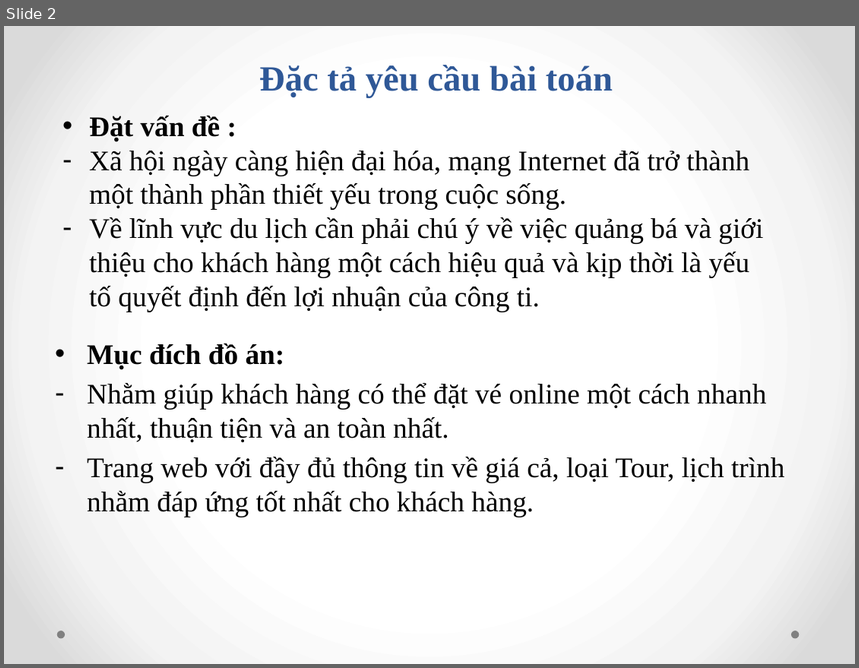
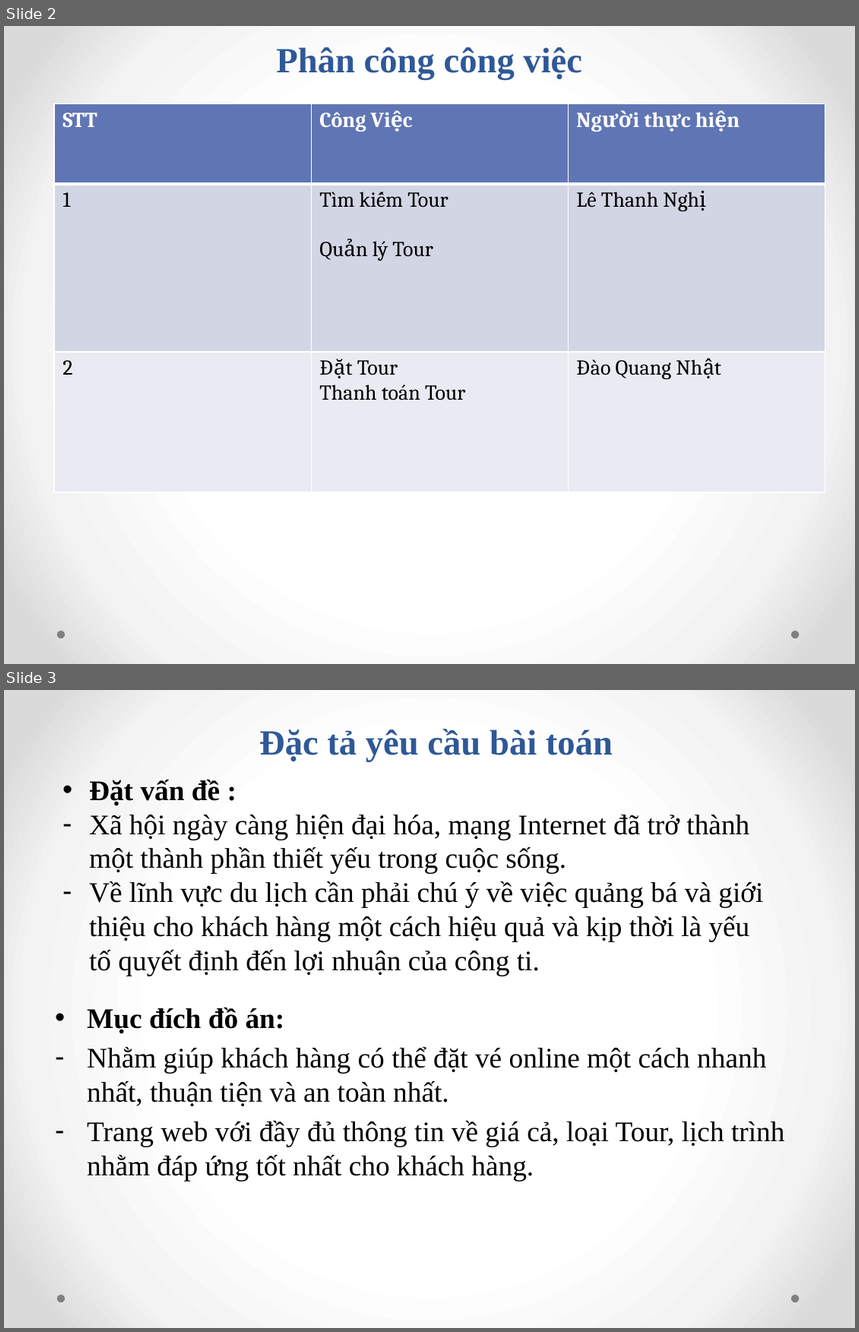
Before and after one commit to ltn290999/hethongthongtin, a slide deck: baocao.pptx. Shown one above the other, each under a label of ours: slide 2 before the commit, slides 2 and 3 after it. The pictures are 859x668 and 859x1332 pixels, drawn with LibreOffice and Linux fonts; fonts in the diff are those of the drawing. Boxes give left, top, right and bottom in pixels: in the first picture for what was removed or moved away, otherwise in the second. Text is boxed around its words. In the diff, an @@ line names an element or a change of style, - is before the commit and + after.

```diff
--- a/baocao.pptx
+++ b/baocao.pptx
@@ slide 2 added at <box>4,26,855,664</box>, background gradient #FFFFFF to #F4F4F4 to #DADADA; not listed: 2 template elements that a slide beside it also shows @@
@@ title added at <box>276,47,582,79</box>, 30 pt, text #2F5897, bold @@
+Phân công công việc
@@ table added at <box>54,104,826,493</box>, 3 rows, 3 columns @@
+STT | Công Việc | Người thực hiện
+1 | Tìm kiếm Tour / Quản lý Tour | Lê Thanh Nghị
+2 | Đặt Tour / Thanh toán Tour | Đào Quang Nhật
@@ what was slide 2 is now slide 3 @@
```
Also in this commit, not shown: 5 slides changed, 1 other slide added, 3 slides removed, 5 other files.
